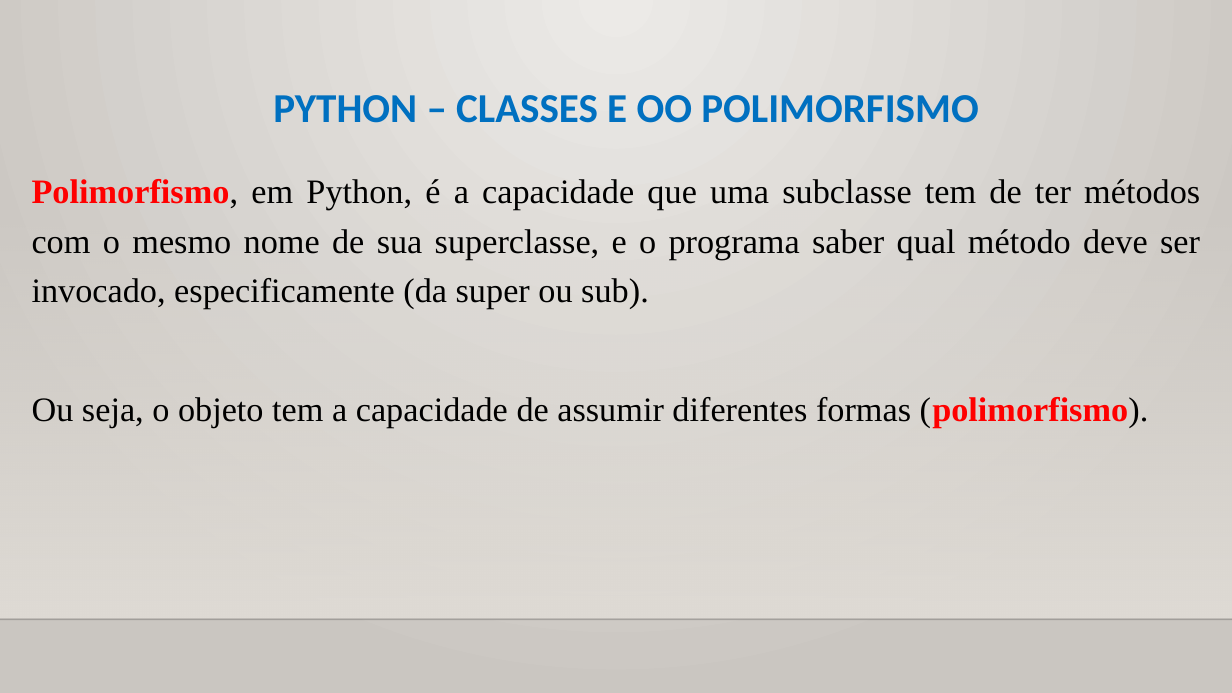
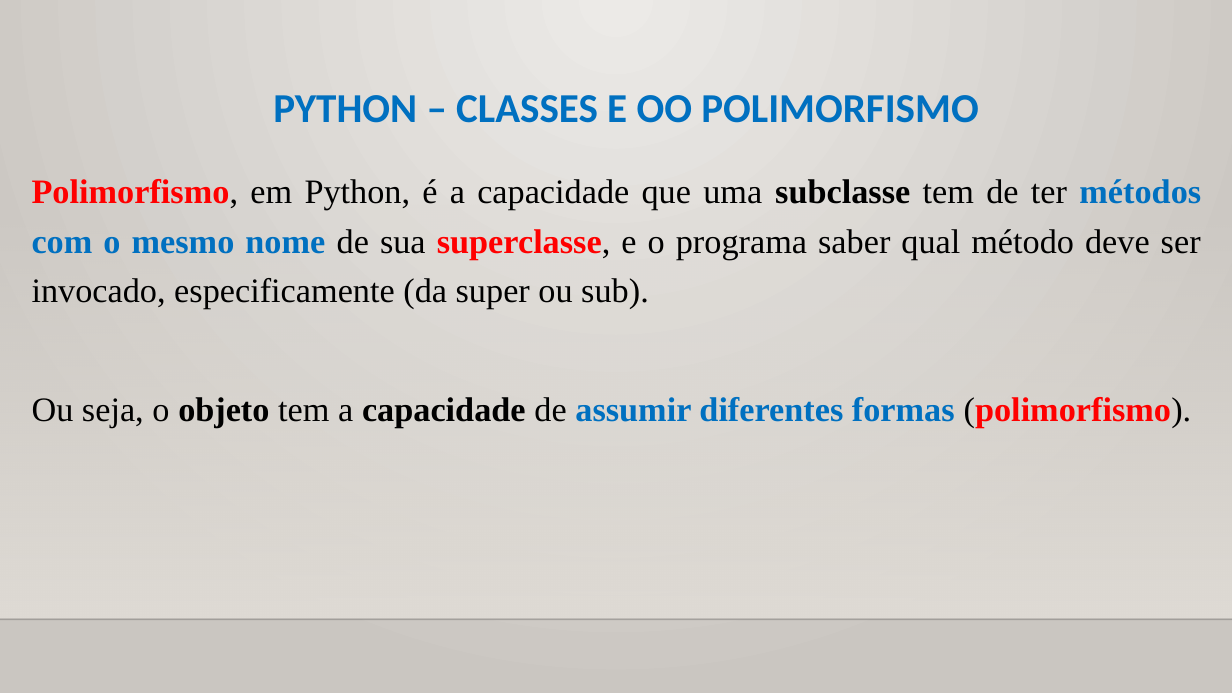
Before and after one commit to CloudEducationBrazil/WydenUniRuyPythonRAD, a slide deck: slide 25 of 01 Classes/Aula 11 RAD Python - Classes - Orientação a Objetos.pptx. Drawn at 1232x693 pixels with LibreOffice and Linux fonts; fonts in the diff are those of the drawing; background and template pictures are left out. Boxes give left, top, right and bottom in pixels: in the first picture for what was removed or moved away, otherwise in the second. Text is boxed around its words. In the diff, an @@ line names an element or a change of style, - is before the commit and + after.

```diff
--- a/01 Classes/Aula 11 RAD Python - Classes - Orientação a Objetos.pptx
+++ b/01 Classes/Aula 11 RAD Python - Classes - Orientação a Objetos.pptx
@@ text "Polimorfismo, em Python, é a ..." at (x1=32, y1=179, x2=1201, y2=428): text colour #000000 to #0070C0 in "métodos com o mesmo nome", "assumir diferentes formas"; text colour #000000 to #FF0000 in "superclasse,"; bold on in "subclasse métodos com o mesmo nome superclasse,", "objeto capacidade assumir diferentes formas" @@
```
Also in this commit, not shown: 6 other slides changed.
